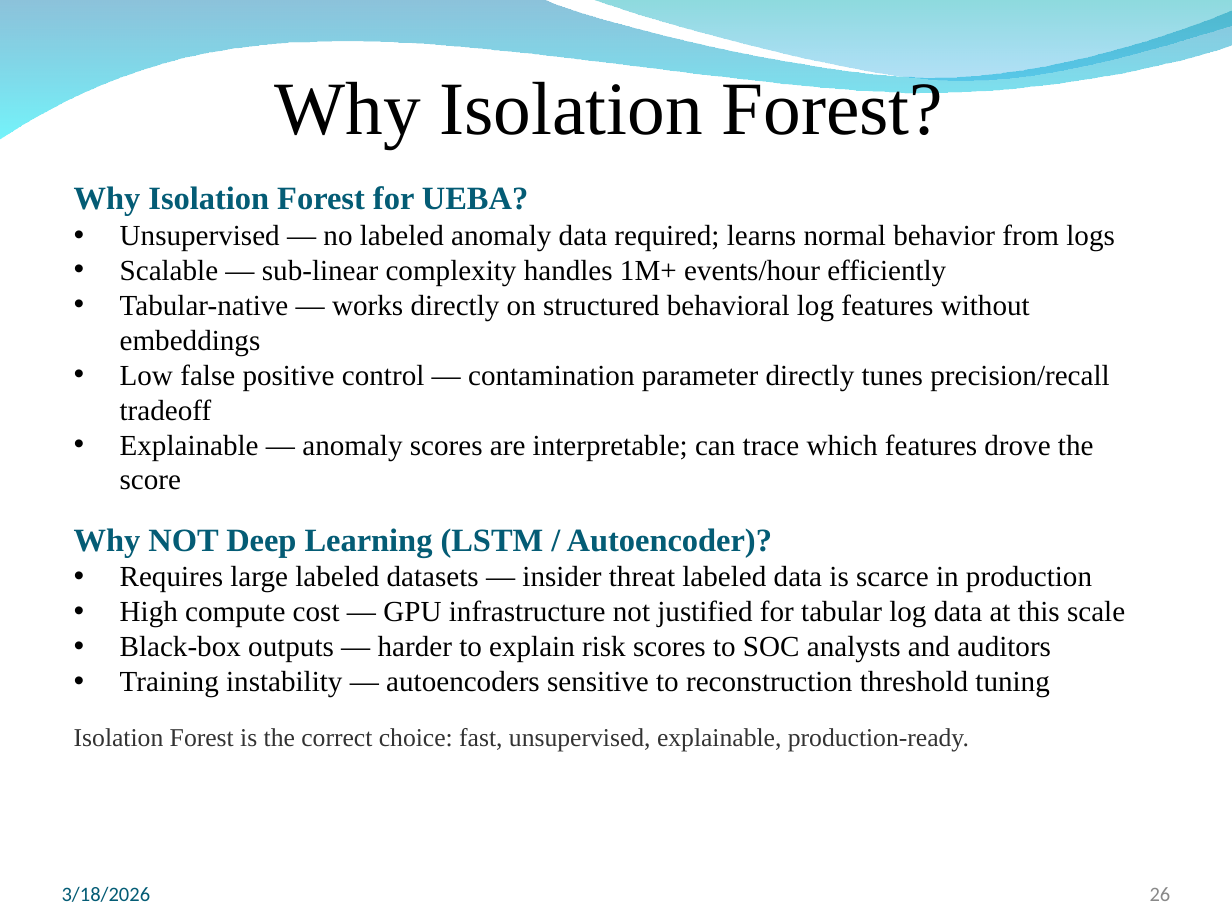
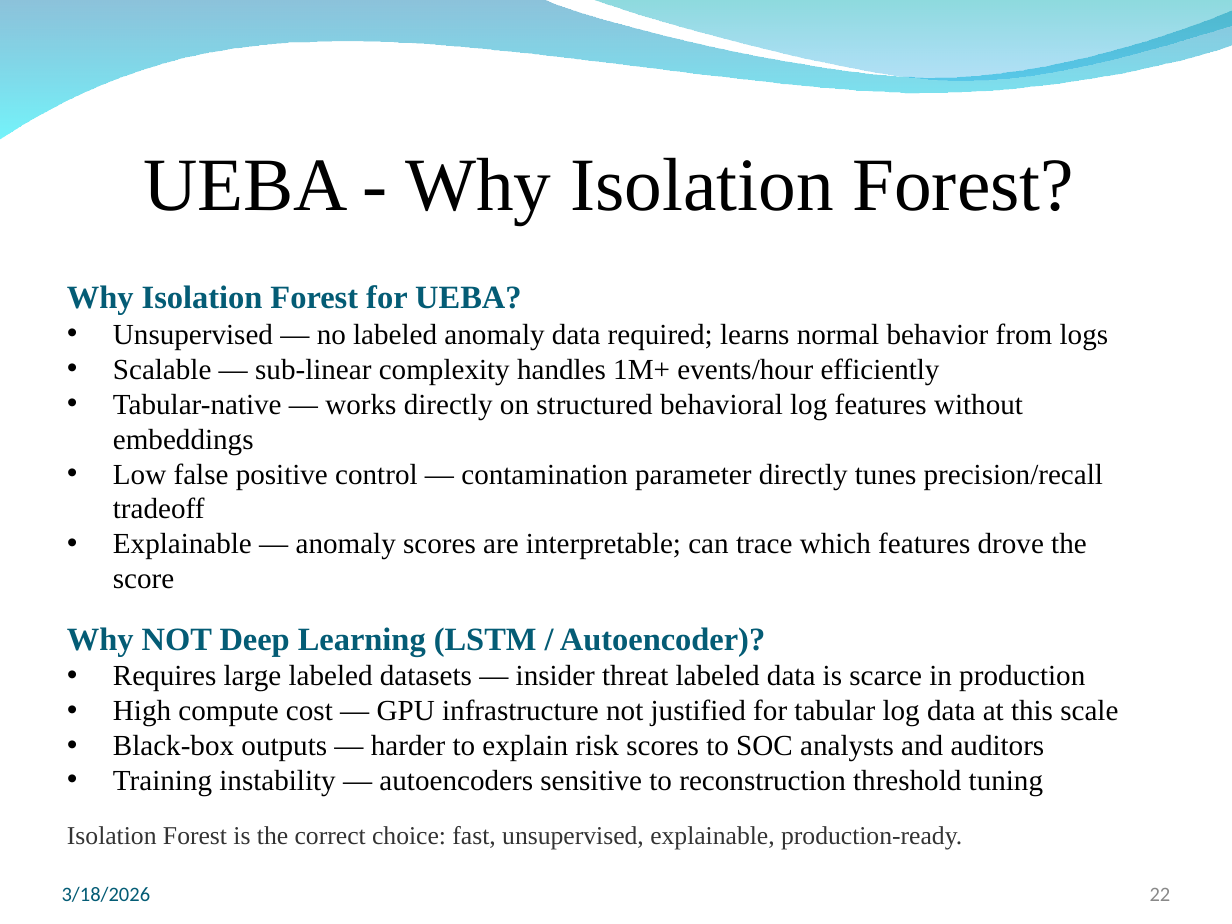
Before and after one commit to Jaiguruu/ZenGaurd---implementation, a slide deck: slide 22 of docs/presentations/ZenGuard_Review1_Updated.pptx (slide 26 before the commit). Drawn at 1232x924 pixels with LibreOffice and Linux fonts; fonts in the diff are those of the drawing; background and template pictures are left out. Boxes give left, top, right and bottom in pixels: in the first picture for what was removed or moved away, otherwise in the second. Text is boxed around its words. In the diff, an @@ line names an element or a change of style, - is before the commit and + after.

```diff
--- a/docs/presentations/ZenGuard_Review1_Updated.pptx
+++ b/docs/presentations/ZenGuard_Review1_Updated.pptx
@@ text at [143, 157, 1073, 225]: text changed @@
-Why Isolation Forest?
+UEBA - Why Isolation Forest?
@@ text "Why Isolation Forest for UEBA?": place and size @@
-text "Why Isolation Forest for UEBA?" at [74, 186, 1125, 751]
+text "Why Isolation Forest for UEBA?" at [67, 285, 1118, 850]
@@ page number at [1150, 888, 1171, 901]: text changed @@
-26
+22
```
Also in this commit, not shown: 2 other slides changed, 2 slides added, 4 slides removed.
